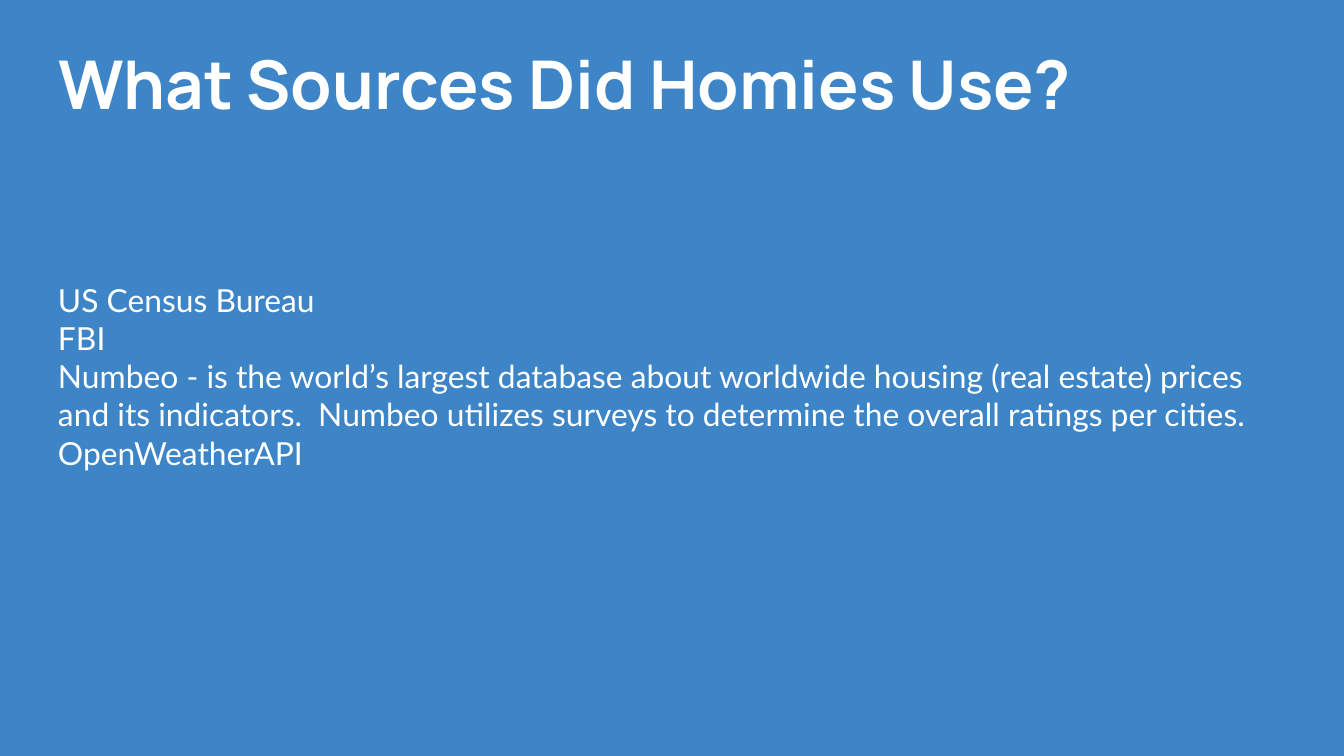
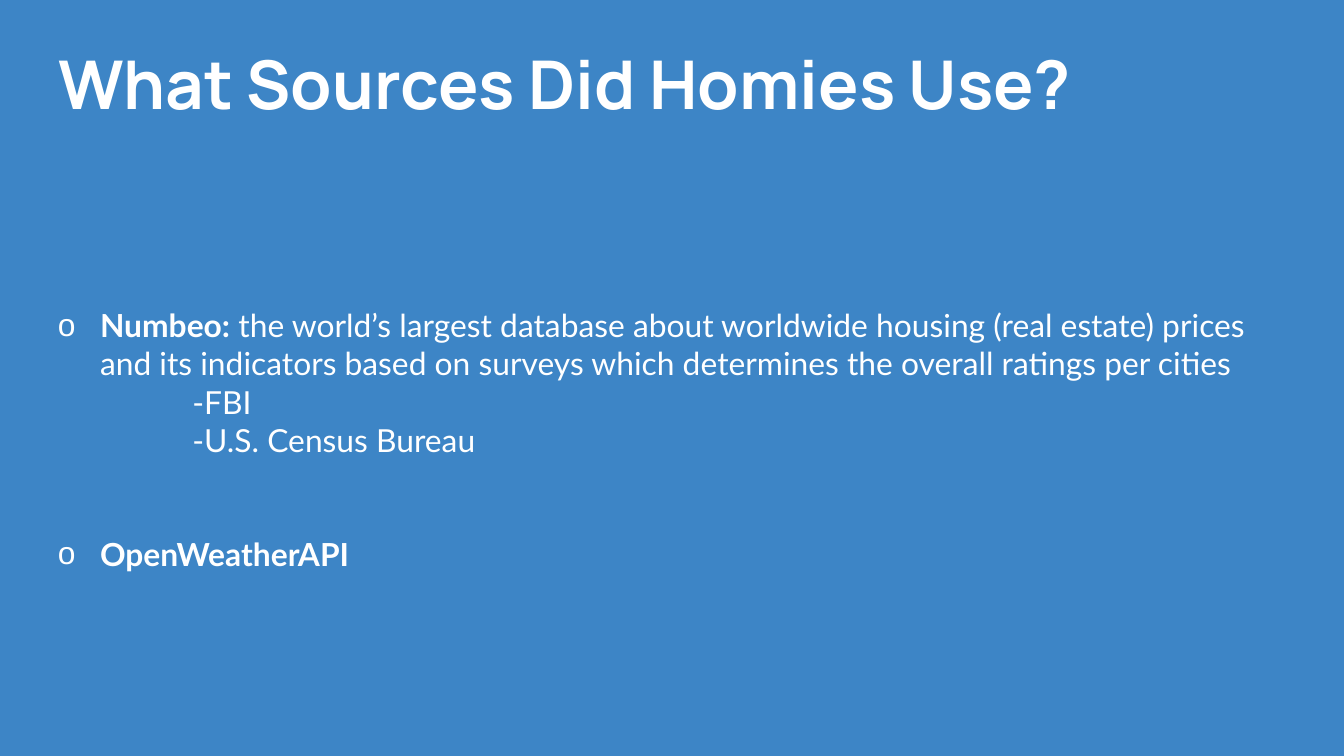
Before and after one commit to CPrince20/Homies, a slide deck: slide 8 of Homies City Collection.pptx. Drawn at 1344x756 pixels with LibreOffice and Linux fonts; fonts in the diff are those of the drawing. Boxes give left, top, right and bottom in pixels: in the first picture for what was removed or moved away, otherwise in the second. Text is boxed around its words. In the diff, an @@ line names an element or a change of style, - is before the commit and + after.

```diff
--- a/Homies City Collection.pptx
+++ b/Homies City Collection.pptx
@@ text "Numbeo: the world’s largest database ...": place and size @@
-text "Numbeo: the world’s largest database ..." at <box>58,289,1244,471</box>
+text "Numbeo: the world’s largest database ..." at <box>100,312,1244,572</box>
@@ text at <box>100,312,1244,453</box>: text changed @@
-US Census Bureau
-FBI
-Numbeo - is the world’s largest database about worldwide housing (real estate) prices and its indicators. Numbeo utilizes surveys to determine the overall ratings per cities.
+o Numbeo: the world’s largest database about worldwide housing (real estate) prices and its indicators based on surveys which determines the overall ratings per cities
+  -FBI
+  -U.S. Census Bureau
@@ text at <box>100,542,349,572</box>: bold on in "OpenWeatherAPI"; bullet none to o @@
```
Also in this commit, not shown: 9 other slides changed, 1 other file.
